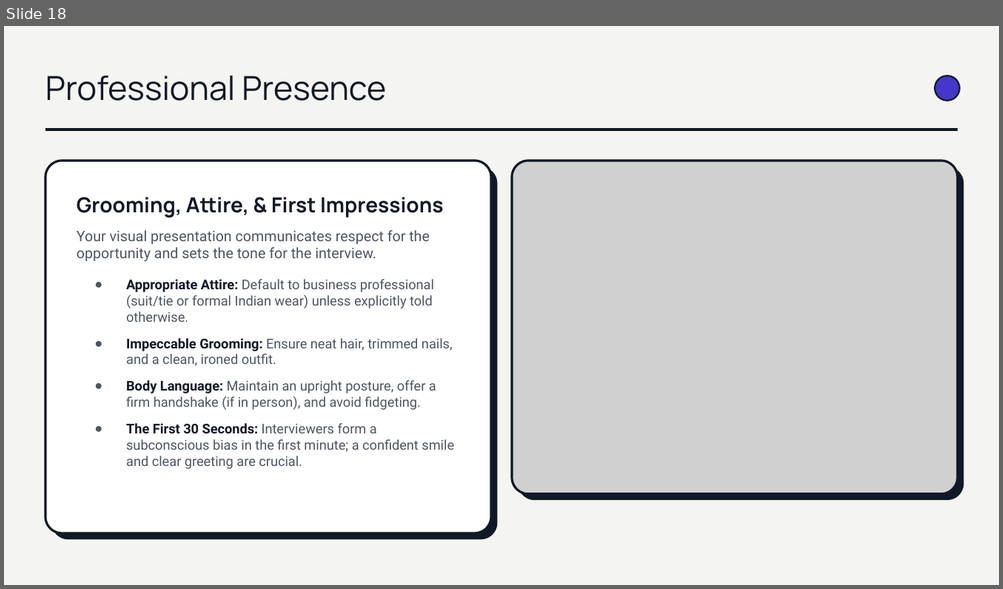
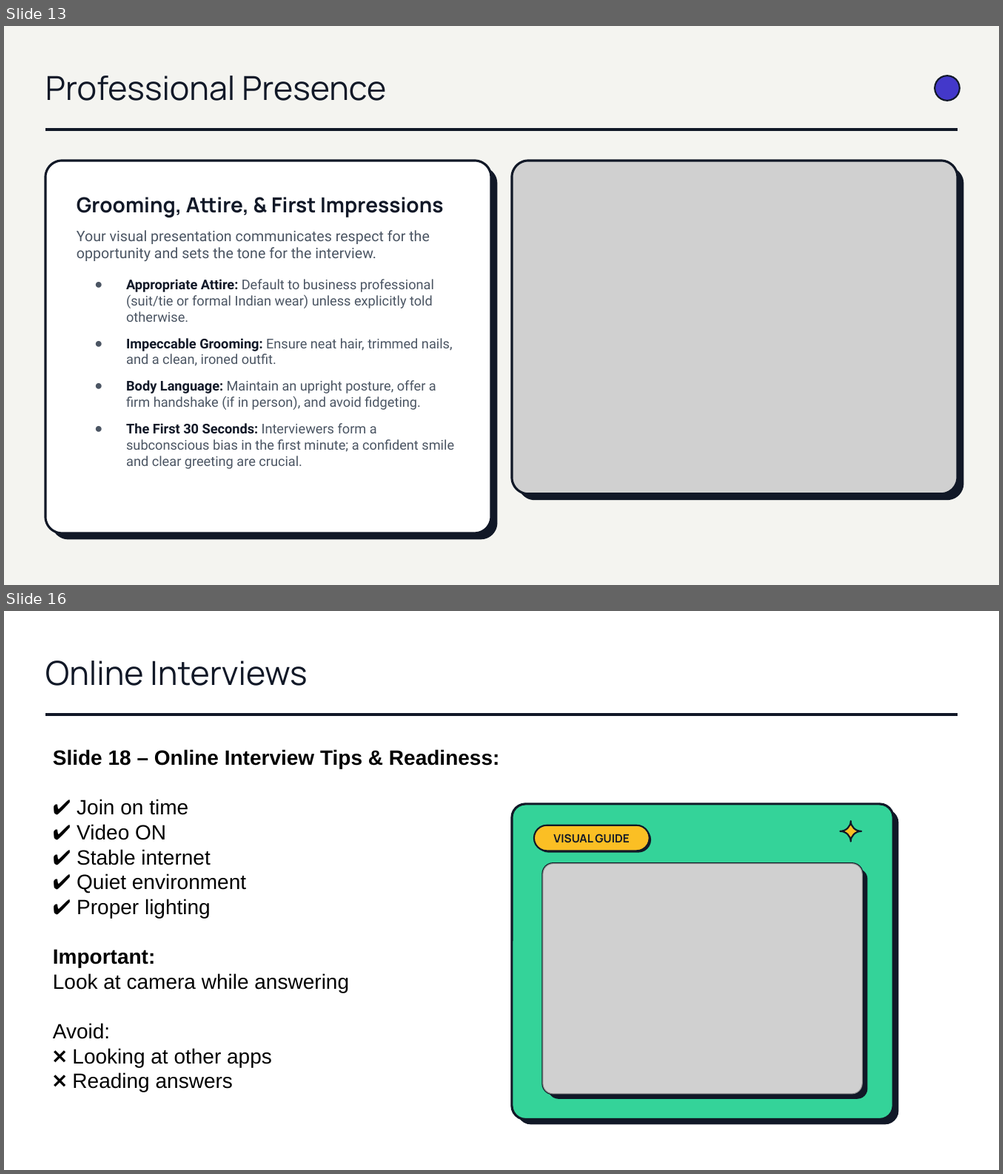
Before and after one commit to brinda-25/workshop, a slide deck: Day4/Mastering_Interview.pptx. Shown one above the other, each under a label of ours: slide 18 before the commit, slides 13 and 16 after it; the slides between them are not shown. The pictures are 1003x589 and 1003x1174 pixels, drawn with LibreOffice and Linux fonts; fonts in the diff are those of the drawing; grey boxes stand for pictures. Boxes give left, top, right and bottom in pixels: in the first picture for what was removed or moved away, otherwise in the second. Text is boxed around its words. In the diff, an @@ line names an element or a change of style, - is before the commit and + after.

```diff
--- a/Day4/Mastering_Interview.pptx
+++ b/Day4/Mastering_Interview.pptx
@@ slide 16 added at (x1=4, y1=611, x2=999, y2=1170), background #FFFFFF @@
@@ text added at (x1=45, y1=661, x2=307, y2=686), 32 pt, text #111827 @@
+Online Interviews
@@ line added from (45, 715) to (958, 715), #111827 3 pt @@
@@ text added at (x1=53, y1=749, x2=499, y2=1092), 20 pt, text #000000 @@
+Slide 18 – Online Interview Tips & Readiness:
+✔ Join on time
+✔ Video ON
+✔ Stable internet
+✔ Quiet environment
+✔ Proper lighting
+Important:
+Look at camera while answering
+Avoid:
+❌ Looking at other apps
+❌ Reading answers
@@ group added at (x1=512, y1=804, x2=899, y2=1125): 6 rounded rectangles, 1 text, 1 freeform shape, 1 picture @@
+VISUAL GUIDE
@@ what was slide 18 is now slide 13 @@
```
Also in this commit, not shown: 5 slides changed, 4 other slides added, 7 slides removed.
